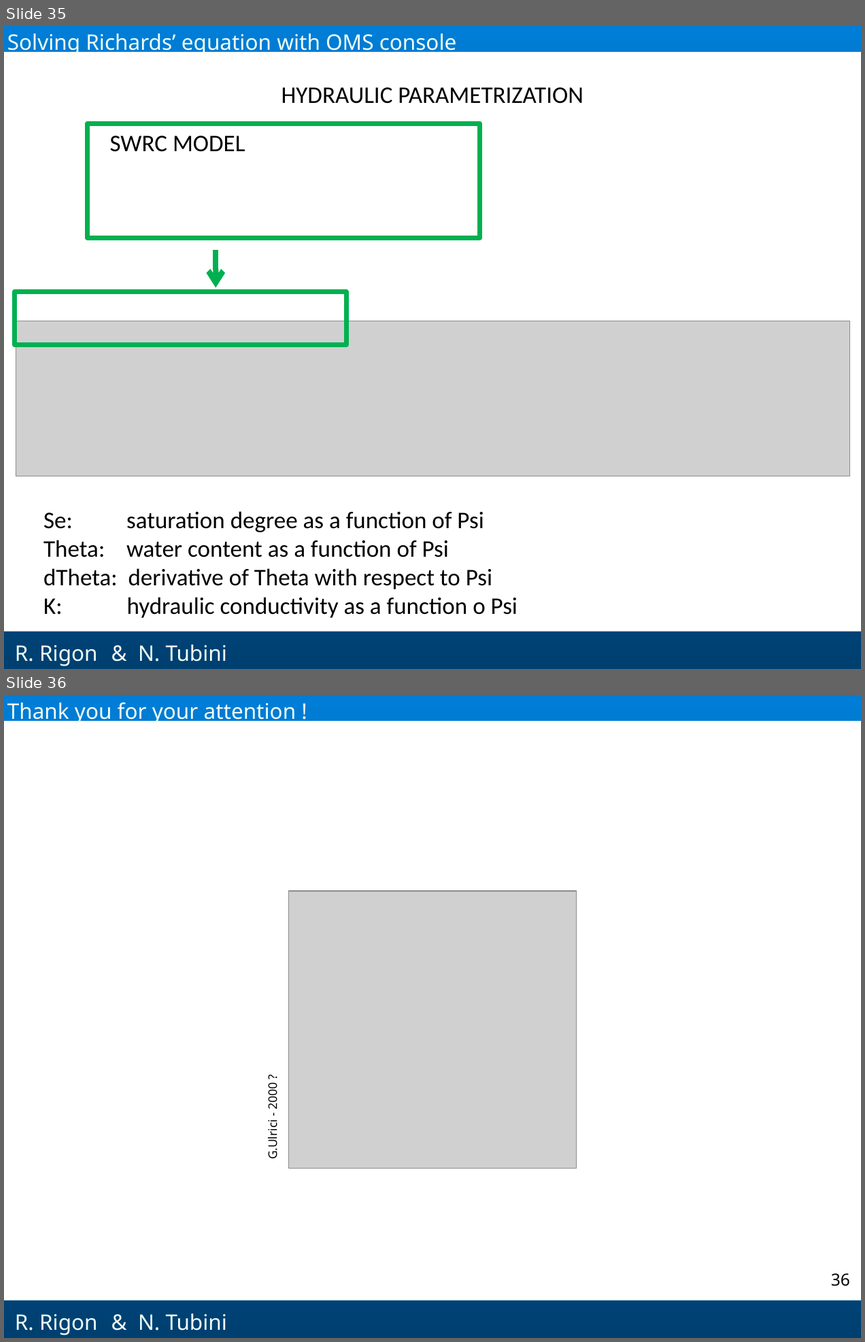
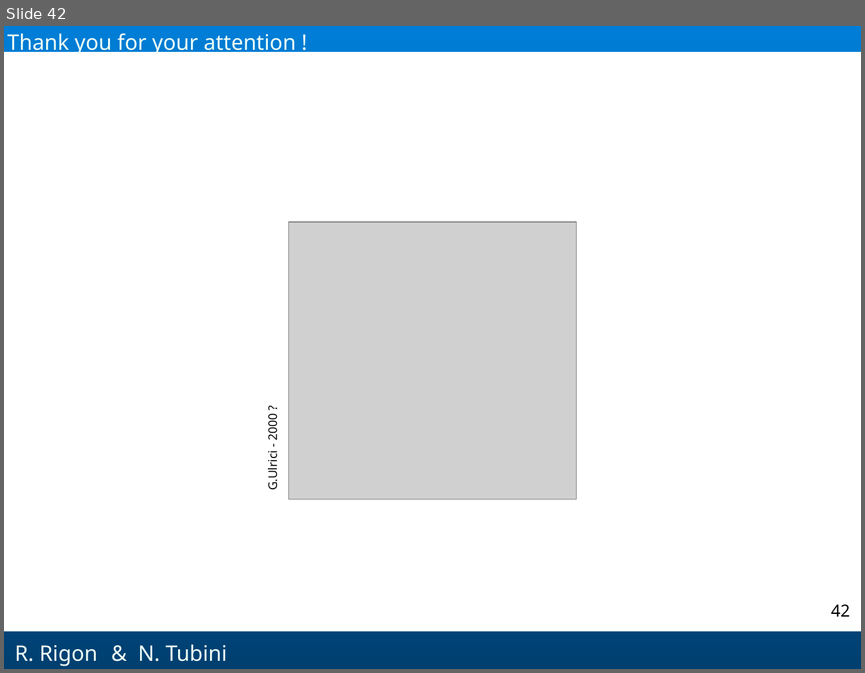
Before and after one commit to GEOframeOMSProjects/OMS_Project_Richards1D, a slide deck: Materials/Richards_English.pptx. Shown one above the other, each under a label of ours: slides 35 and 36 before the commit, slide 42 after it. The pictures are 865x1342 and 865x673 pixels, drawn with LibreOffice and Linux fonts; fonts in the diff are those of the drawing; grey boxes stand for pictures; background and template pictures are left out. Boxes give left, top, right and bottom in pixels: in the first picture for what was removed or moved away, otherwise in the second. Text is boxed around its words. In the diff, an @@ line names an element or a change of style, - is before the commit and + after.

```diff
--- a/Materials/Richards_English.pptx
+++ b/Materials/Richards_English.pptx
@@ slide 35 removed at [4,26,861,669], background gradient #007DD6 to #004071; not listed: 2 template elements that a slide beside it also shows @@
@@ text removed at [7,33,457,55] @@
-Solving Richards’ equation with OMS console
@@ text removed at [281,87,583,104] @@
-HYDRAULIC PARAMETRIZATION
@@ rectangle removed at [87,124,479,237] @@
@@ text removed at [110,135,245,152] @@
-SWRC MODEL
@@ arrow removed from (215, 250) to (215, 287) @@
@@ rectangle removed at [14,292,346,345] @@
@@ picture removed at [16,320,850,476] @@
@@ text removed at [43,511,517,618] @@
-Se: saturation degree as a function of Psi
-Theta: water content as a function of Psi
-dTheta: derivative of Theta with respect to Psi
-K: hydraulic conductivity as a function o Psi
@@ text removed at [138,644,227,661] @@
-& N. Tubini
@@ what was slide 36 is now slide 42 @@
@@ page number at [831,604,850,616]: text changed @@
-36
+42
```
Also in this commit, not shown: 13 slides changed, 26 slides added, 19 other slides removed.
